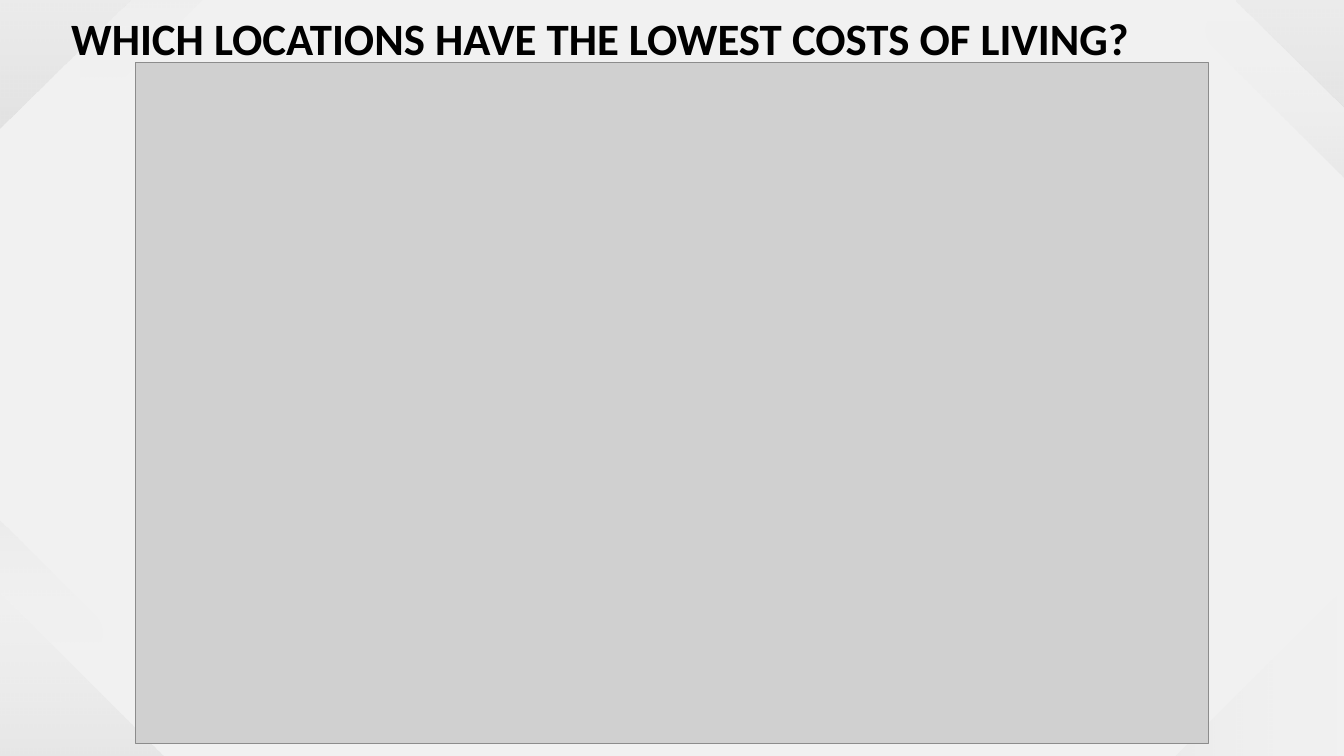
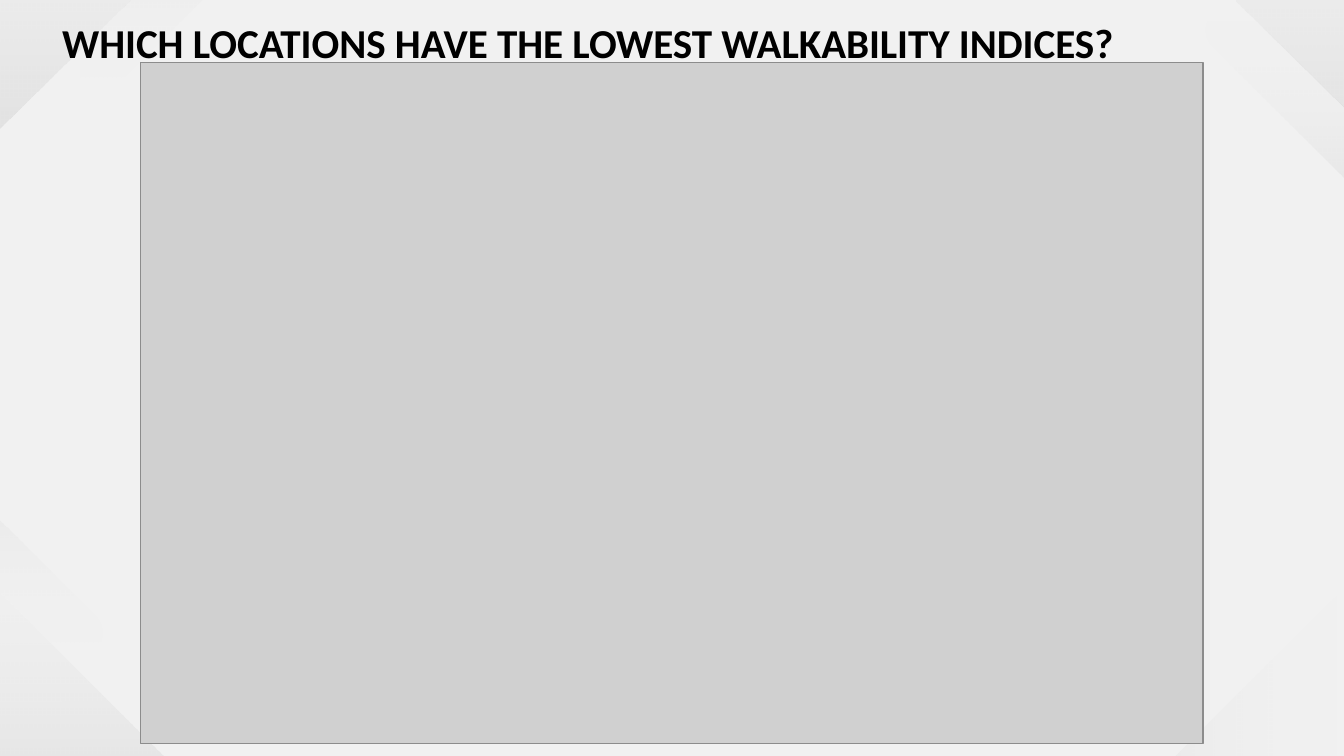
Before and after one commit to cynthia-rodriguez1/wfh-location-recommender, a slide deck: slide 22 of addtl/wfh_recommender_pres.pptx. Drawn at 1344x756 pixels with LibreOffice and Linux fonts; fonts in the diff are those of the drawing; grey boxes stand for pictures. Boxes give left, top, right and bottom in pixels: in the first picture for what was removed or moved away, otherwise in the second. Text is boxed around its words. In the diff, an @@ line names an element or a change of style, - is before the commit and + after.

```diff
--- a/addtl/wfh_recommender_pres.pptx
+++ b/addtl/wfh_recommender_pres.pptx
@@ text at <box>62,29,1113,68</box>: text changed; size 24 to 22 pt @@
-WHICH LOCATIONS HAVE THE LOWEST COSTS OF LIVING?
+WHICH LOCATIONS HAVE THE LOWEST WALKABILITY INDICES?
@@ picture: place and size @@
-picture at <box>136,63,1208,745</box>
+picture at <box>141,63,1203,745</box>
```
Also in this commit, not shown: 5 other slides changed, 2 slides added, 2 slides removed, 5 other files.
